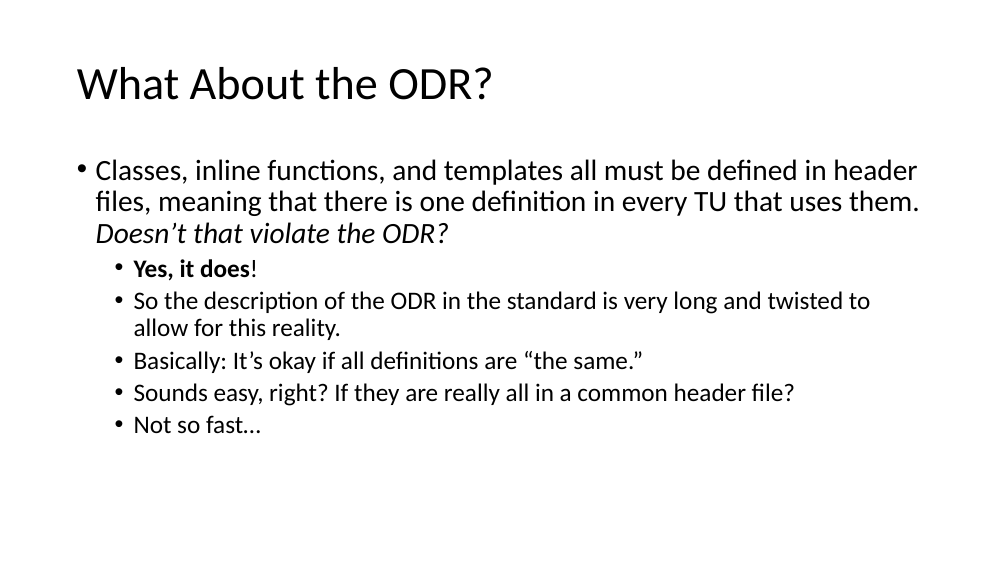
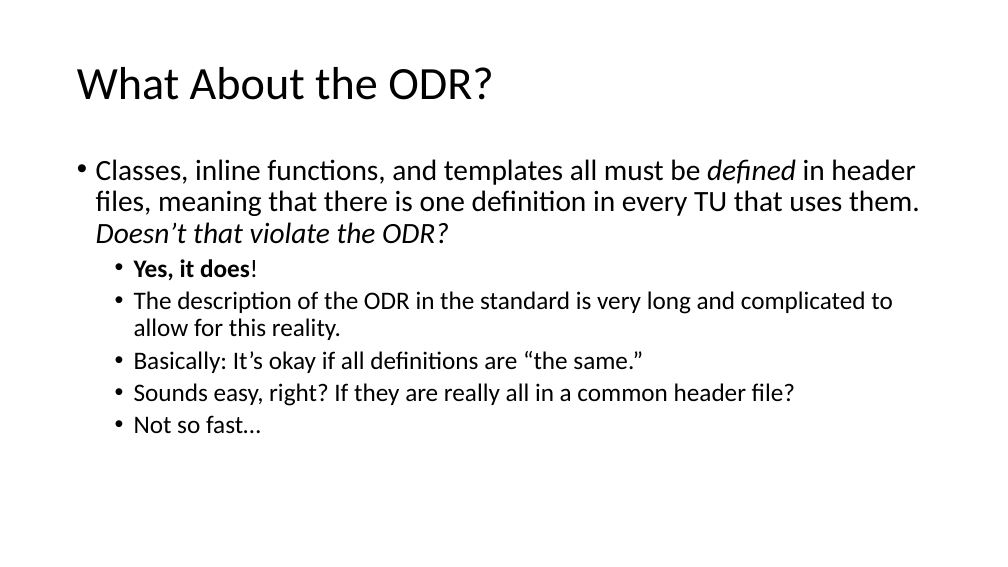
Before and after one commit to pchapin/cpp, a slide deck: slide 10 of Presentations/Modules.pptx. Drawn at 1008x567 pixels with LibreOffice and Linux fonts; fonts in the diff are those of the drawing. Boxes give left, top, right and bottom in pixels: in the first picture for what was removed or moved away, otherwise in the second. Text is boxed around its words. In the diff, an @@ line names an element or a change of style, - is before the commit and + after.

```diff
--- a/Presentations/Modules.pptx
+++ b/Presentations/Modules.pptx
@@ text at [96, 159, 920, 244]: italic on in "defined" @@
@@ text at [134, 291, 893, 340]: text changed @@
-  • So the description of the ODR in the standard is very long and twisted to allow for this reality.
+  • The description of the ODR in the standard is very long and complicated to allow for this reality.
```
Also in this commit, not shown: 7 other slides changed, 8 slides added.
